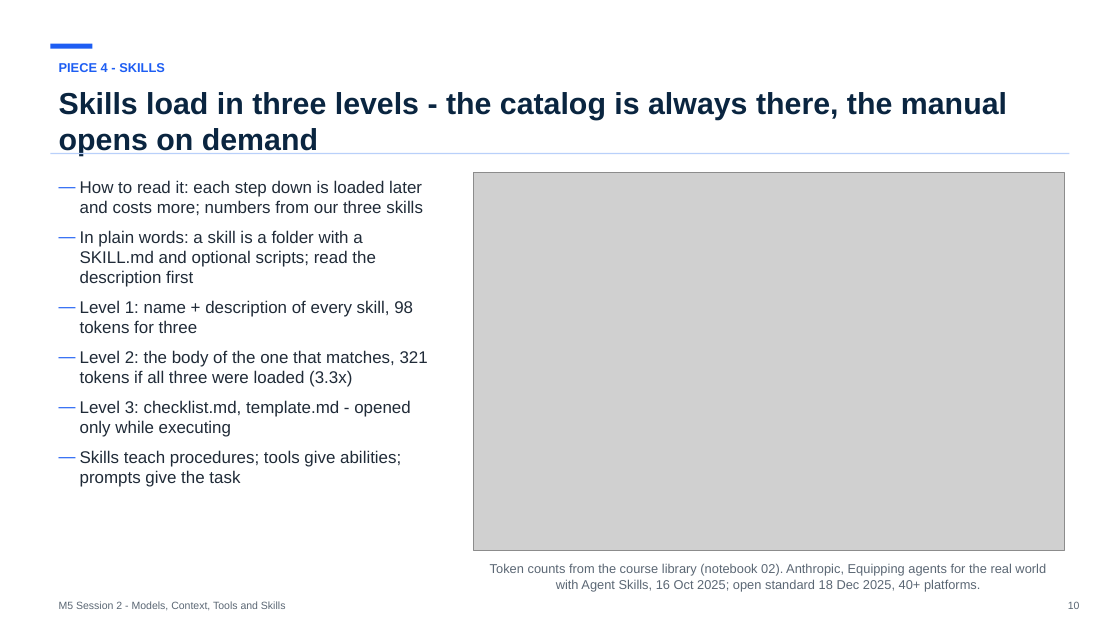
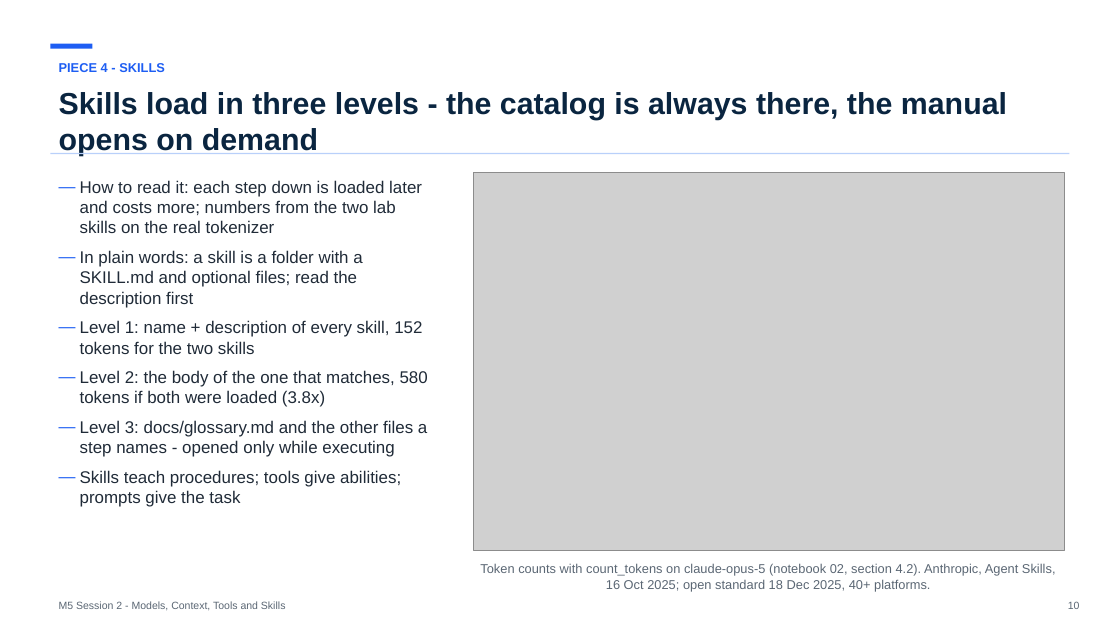
Before and after one commit to maglionejm/fontys-tech-exercises, a slide deck: slide 10 of presentations/m5-session-2-models-context-tools-and-skills.pptx. Drawn at 1120x630 pixels with LibreOffice and Linux fonts; fonts in the diff are those of the drawing; grey boxes stand for pictures. Boxes give left, top, right and bottom in pixels: in the first picture for what was removed or moved away, otherwise in the second. Text is boxed around its words. In the diff, an @@ line names an element or a change of style, - is before the commit and + after.

```diff
--- a/presentations/m5-session-2-models-context-tools-and-skills.pptx
+++ b/presentations/m5-session-2-models-context-tools-and-skills.pptx
@@ text at [80, 180, 428, 457]: text changed @@
-— How to read it: each step down is loaded later and costs more; numbers from our three skills
-— In plain words: a skill is a folder with a SKILL.md and optional scripts; read the description first
-— Level 1: name + description of every skill, 98 tokens for three
-— Level 2: the body of the one that matches, 321 tokens if all three were loaded (3.3x)
-— Level 3: checklist.md, template.md - opened only while executing
+— How to read it: each step down is loaded later and costs more; numbers from the two lab skills on the real tokenizer
+— In plain words: a skill is a folder with a SKILL.md and optional files; read the description first
+— Level 1: name + description of every skill, 152 tokens for the two skills
+— Level 2: the body of the one that matches, 580 tokens if both were loaded (3.8x)
+— Level 3: docs/glossary.md and the other files a step names - opened only while executing
@@ text at [480, 563, 1056, 592]: text changed @@
-Token counts from the course library (notebook 02). Anthropic, Equipping agents for the real world with Agent Skills, 16 Oct 2025; open standard 18 Dec 2025, 40+ platforms.
+Token counts with count_tokens on claude-opus-5 (notebook 02, section 4.2). Anthropic, Agent Skills, 16 Oct 2025; open standard 18 Dec 2025, 40+ platforms.
```
Also in this commit, not shown: 9 other slides changed, 6 slides added, 4 slides removed, 2 other files.
